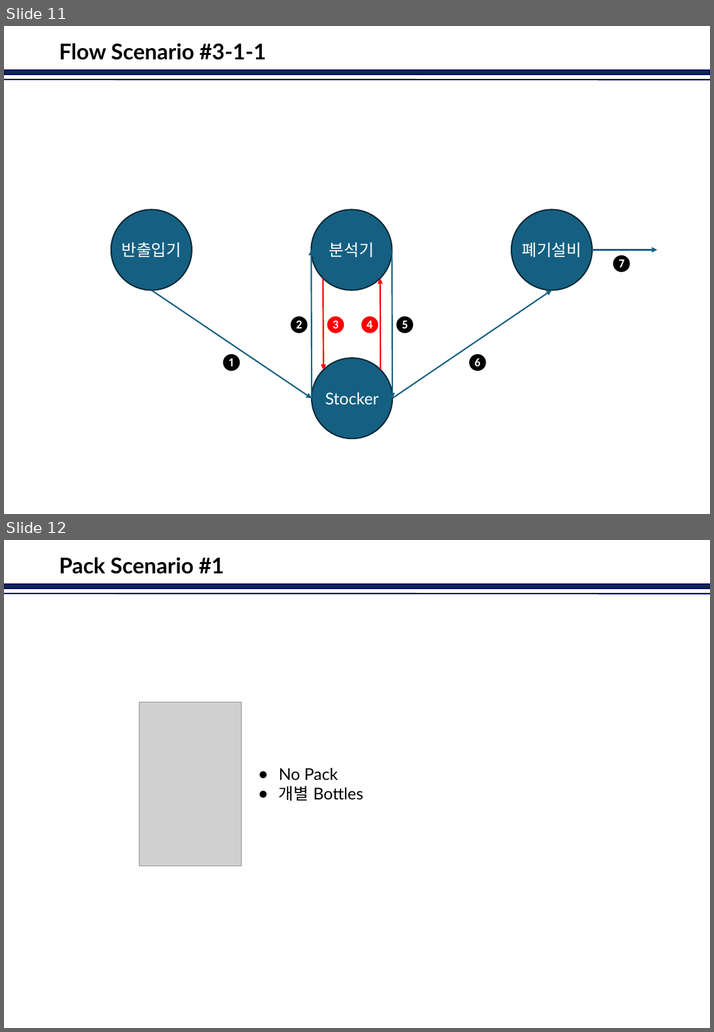
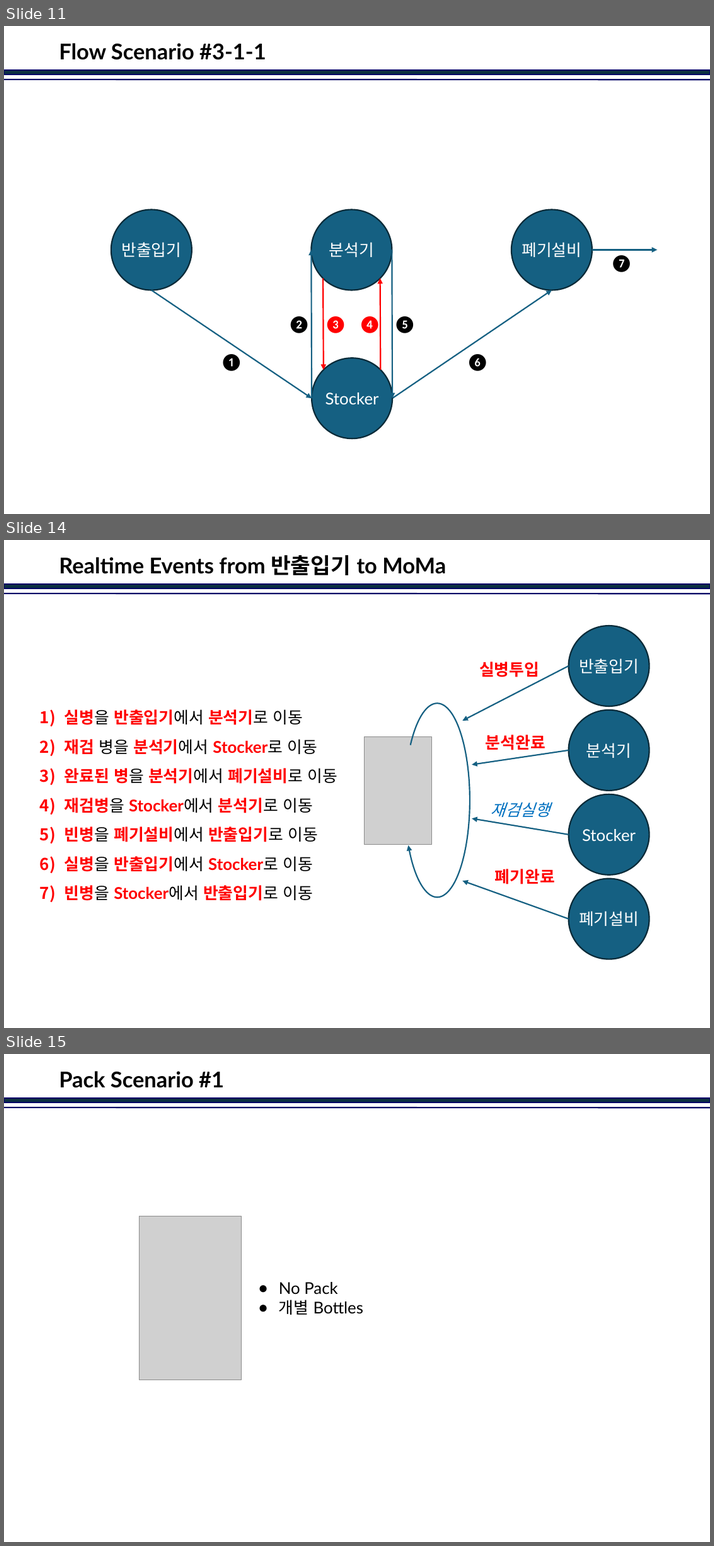
Before and after one commit to jinkabpark/SamickThk_Analysis, a slide deck: 허종원/Travel Scenario.pptx. Shown one above the other, each under a label of ours: slides 11 and 12 before the commit, slides 11, 14 and 15 after it; the slides between them are not shown. The pictures are 714x1032 and 714x1546 pixels, drawn with LibreOffice and Linux fonts; fonts in the diff are those of the drawing; grey boxes stand for pictures; background and template pictures are left out. Boxes give left, top, right and bottom in pixels: in the first picture for what was removed or moved away, otherwise in the second. Text is boxed around its words. In the diff, an @@ line names an element or a change of style, - is before the commit and + after.

```diff
--- a/허종원/Travel Scenario.pptx
+++ b/허종원/Travel Scenario.pptx
@@ slide 14 added at (x1=4, y1=540, x2=710, y2=1028), background #FFFFFF; not listed: 2 template elements that a slide beside it also shows @@
@@ title added at (x1=59, y1=555, x2=446, y2=575), 24 pt, text #000000, bold @@
+Realtime Events from 반출입기 to MoMa
@@ ellipse added at (x1=568, y1=626, x2=649, y2=707), fill #156082, outline #092A39 1.5 pt, 18 pt, text #FFFFFF @@
+반출입기
@@ arrow added from (568, 667) to (463, 721), #156082 1.5 pt @@
@@ text added at (x1=479, y1=662, x2=539, y2=677), 18 pt, text #FF0000, bold @@
+실병투입
@@ text added at (x1=64, y1=709, x2=337, y2=901), 18 pt, text #FF0000, bold @@
+1) 실병을 반출입기에서 분석기로 이동
+2) 재검 병을 분석기에서 Stocker로 이동
+3) 완료된 병을 분석기에서 폐기설비로 이동
+4) 재검병을 Stocker에서 분석기로 이동
+5) 빈병을 폐기설비에서 반출입기로 이동
+6) 실병을 반출입기에서 Stocker로 이동
+7) 빈병을 Stocker에서 반출입기로 이동
@@ arc (boxed as its full ellipse) added at (x1=405, y1=704, x2=470, y2=898), outline #156082 1.5 pt @@
@@ ellipse added at (x1=568, y1=710, x2=649, y2=791), fill #156082, outline #092A39 1.5 pt, 18 pt, text #FFFFFF @@
+분석기
@@ picture added at (x1=364, y1=737, x2=431, y2=844) @@
@@ text added at (x1=485, y1=735, x2=545, y2=750), 18 pt, text #FF0000, bold @@
+분석완료
@@ arrow added from (568, 750) to (472, 765), #156082 1.5 pt @@
@@ text added at (x1=490, y1=802, x2=550, y2=817), 18 pt, text #0070C0, italic @@
+재검실행
@@ ellipse added at (x1=568, y1=795, x2=649, y2=876), fill #156082, outline #092A39 1.5 pt, 18 pt, text #FFFFFF @@
+Stocker
@@ arrow added from (568, 835) to (472, 819), #156082 1.5 pt @@
@@ text added at (x1=495, y1=869, x2=555, y2=885), 18 pt, text #FF0000, bold @@
+폐기완료
@@ ellipse added at (x1=568, y1=879, x2=649, y2=960), fill #156082, outline #092A39 1.5 pt, 18 pt, text #FFFFFF @@
+폐기설비
@@ arrow added from (568, 919) to (463, 881), #156082 1.5 pt @@
@@ what was slide 12 is now slide 15 @@
```
Also in this commit, not shown: 2 other slides added.
